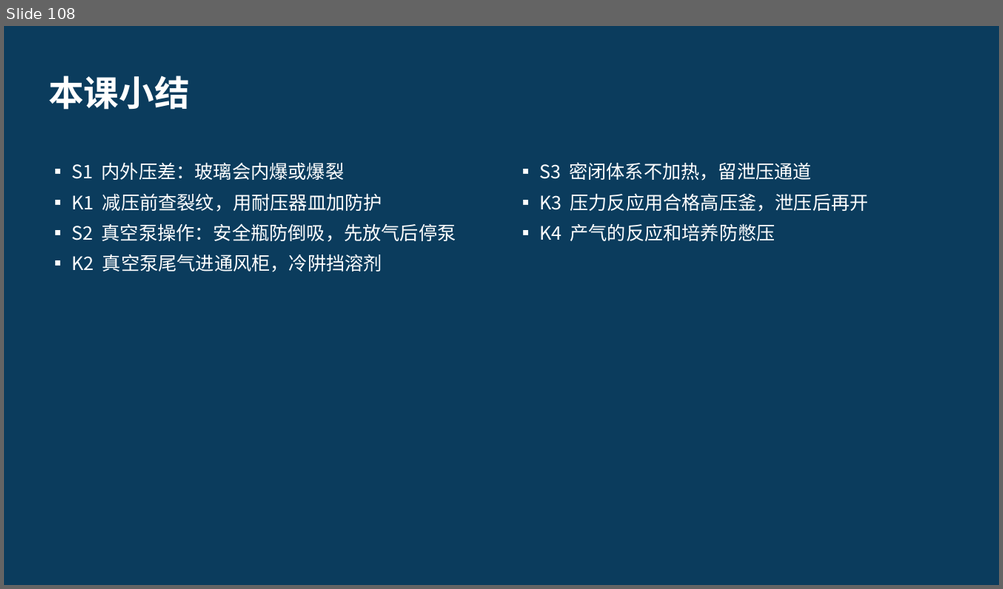
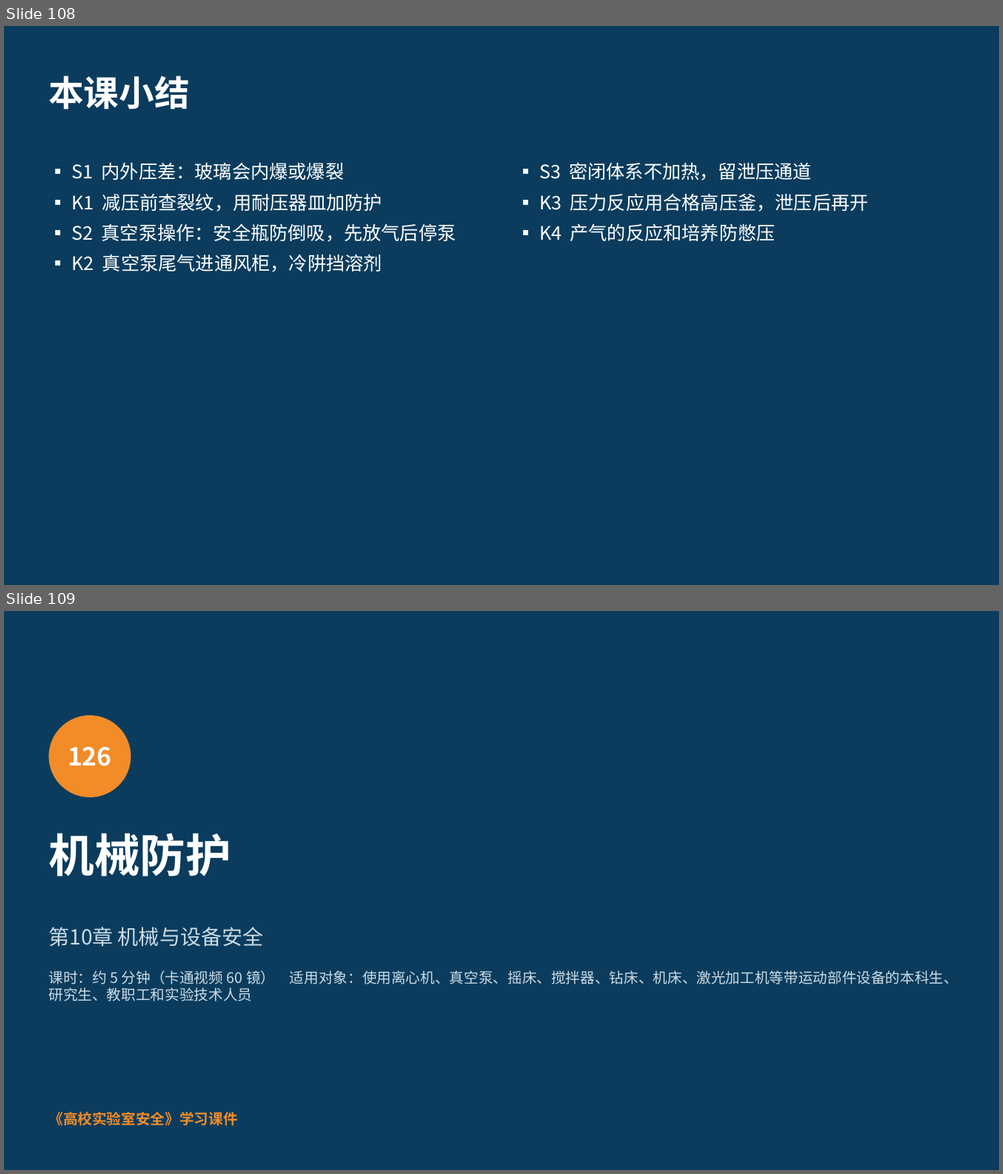
Before and after one commit to hanrongwx-max/videoyoutubo, a slide deck: course/高校实验室安全/课件/第10章_机械与设备安全.pptx. Shown one above the other, each under a label of ours: slide 108 before the commit, slides 108 and 109 after it. The pictures are 1003x589 and 1003x1174 pixels, drawn with LibreOffice and Linux fonts; fonts in the diff are those of the drawing. Boxes give left, top, right and bottom in pixels: in the first picture for what was removed or moved away, otherwise in the second. Text is boxed around its words. In the diff, an @@ line names an element or a change of style, - is before the commit and + after.

```diff
--- a/course/高校实验室安全/课件/第10章_机械与设备安全.pptx
+++ b/course/高校实验室安全/课件/第10章_机械与设备安全.pptx
@@ slide 109 added at (x1=4, y1=611, x2=999, y2=1170), background #0B3C5D @@
@@ ellipse added at (x1=48, y1=715, x2=131, y2=797), fill #F28C28 @@
@@ text added at (x1=68, y1=746, x2=111, y2=766), 24 pt, text #FFFFFF, bold @@
+126
@@ text added at (x1=48, y1=833, x2=230, y2=877), 44 pt, text #FFFFFF, bold @@
+机械防护
@@ text added at (x1=48, y1=927, x2=263, y2=947), 20 pt, text #CADCE6 @@
+第10章 机械与设备安全
@@ text added at (x1=48, y1=971, x2=958, y2=985), 14 pt, text #CADCE6 @@
+课时：约 5 分钟（卡通视频 60 镜） 适用对象：使用离心机、真空泵、摇床、搅拌器、钻床、机床、激光加工机等带运动部件设备的本科生、研究生、教职工和实验技术人员
@@ text added at (x1=48, y1=1112, x2=237, y2=1126), 14 pt, text #F28C28, bold @@
+《高校实验室安全》学习课件
```
Also in this commit, not shown: 15 other slides added, 2 other files.
